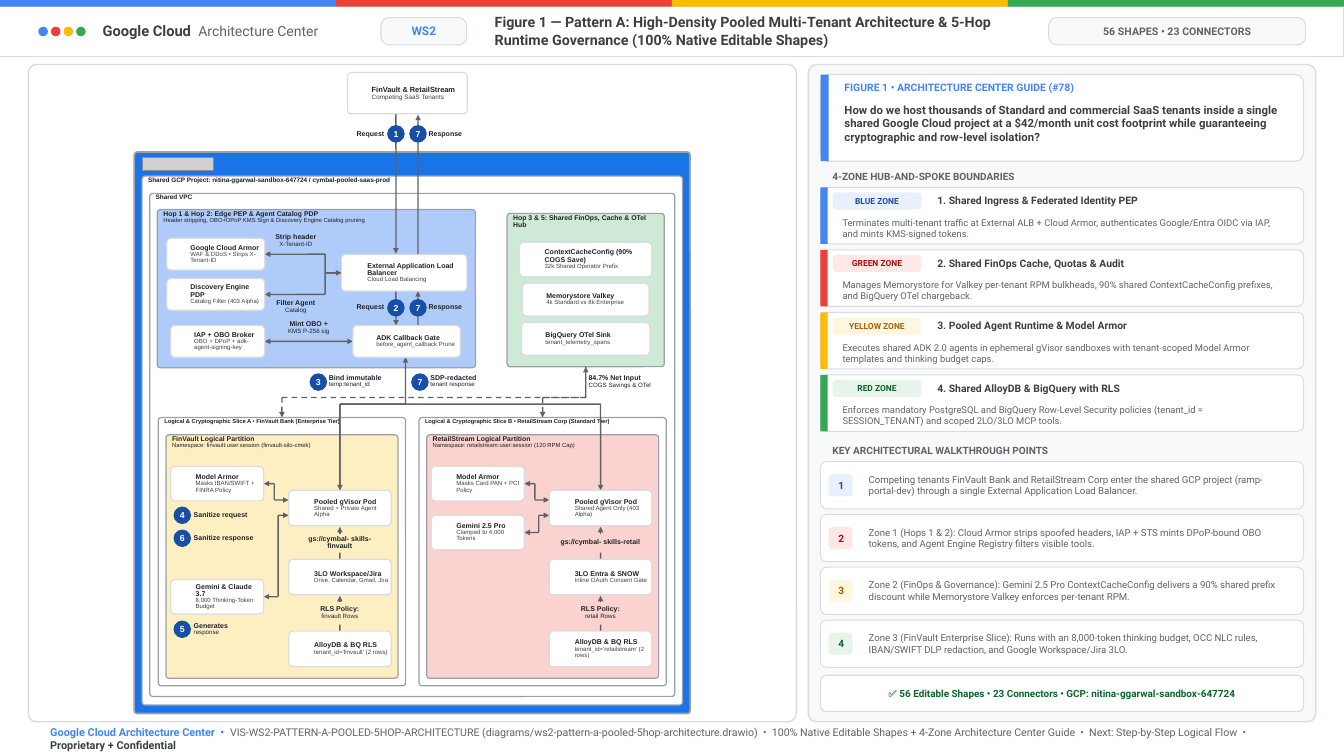
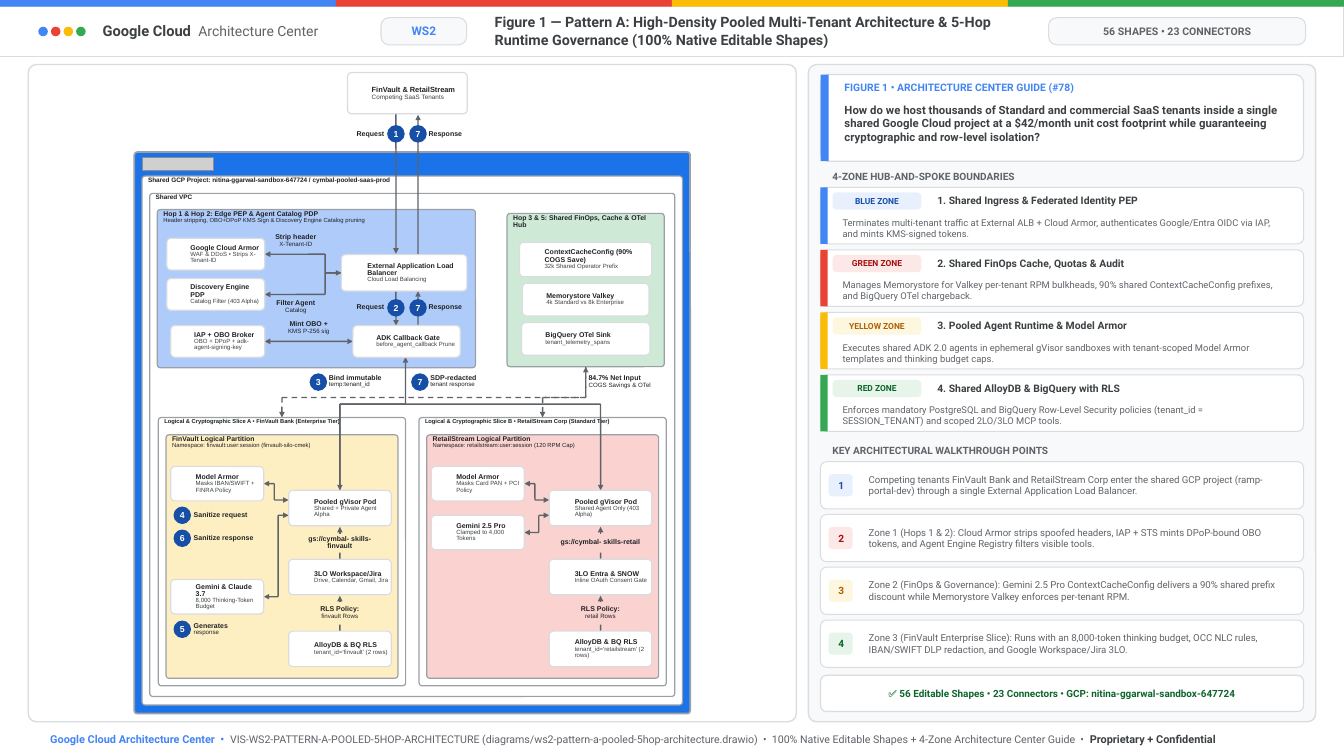
Before and after one commit to nitinaggarwal-12/blogs, a slide deck: slide 9 of slides/geap-multi-tenancy-all-workstreams-editable-slides.pptx (slide 13 before the commit). Drawn at 1344x756 pixels with LibreOffice and Linux fonts; fonts in the diff are those of the drawing; grey boxes stand for pictures; background and template pictures are left out. Boxes give left, top, right and bottom in pixels: in the first picture for what was removed or moved away, otherwise in the second. Text is boxed around its words. In the diff, an @@ line names an element or a change of style, - is before the commit and + after.

```diff
--- a/slides/geap-multi-tenancy-all-workstreams-editable-slides.pptx
+++ b/slides/geap-multi-tenancy-all-workstreams-editable-slides.pptx
@@ text at (50,734,1216,746): text changed @@
-Google Cloud Architecture Center • VIS-WS2-PATTERN-A-POOLED-5HOP-ARCHITECTURE (diagrams/ws2-pattern-a-pooled-5hop-architecture.drawio) • 100% Native Editable Shapes + 4-Zone Architecture Center Guide • Next: Step-by-Step Logical Flow • Proprietary + Confidential
+Google Cloud Architecture Center • VIS-WS2-PATTERN-A-POOLED-5HOP-ARCHITECTURE (diagrams/ws2-pattern-a-pooled-5hop-architecture.drawio) • 100% Native Editable Shapes + 4-Zone Architecture Center Guide • Proprietary + Confidential
```
Also in this commit, not shown: 13 other slides changed, 6 slides added, 48 slides removed, 13 other files.
